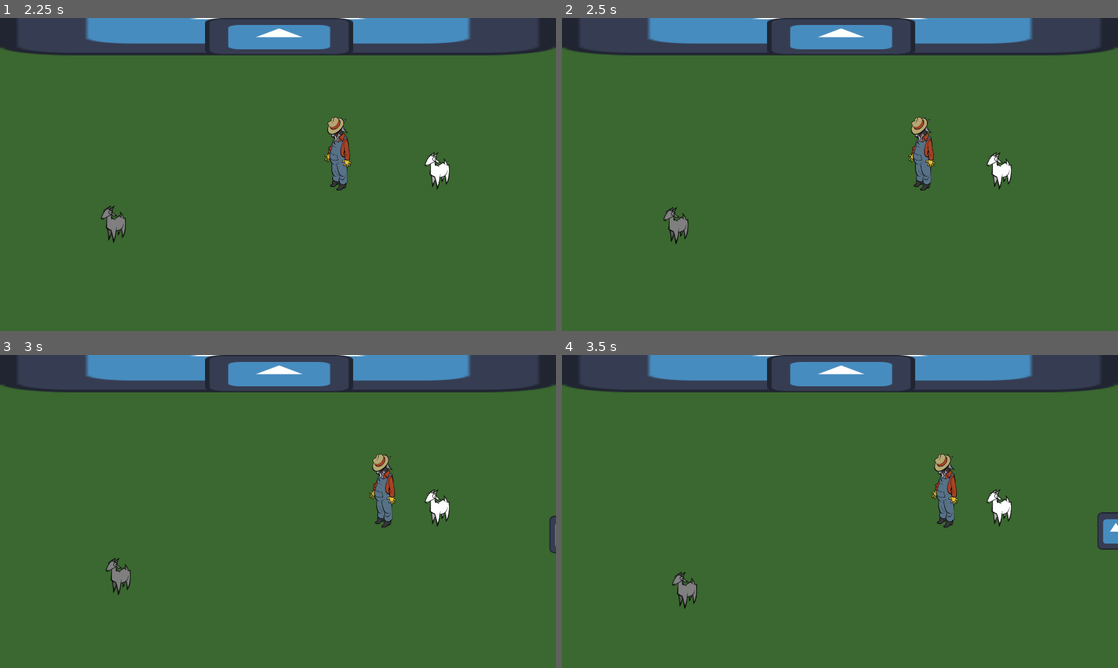
Above: before the commit, frames 1-4 (two rows, left to right).
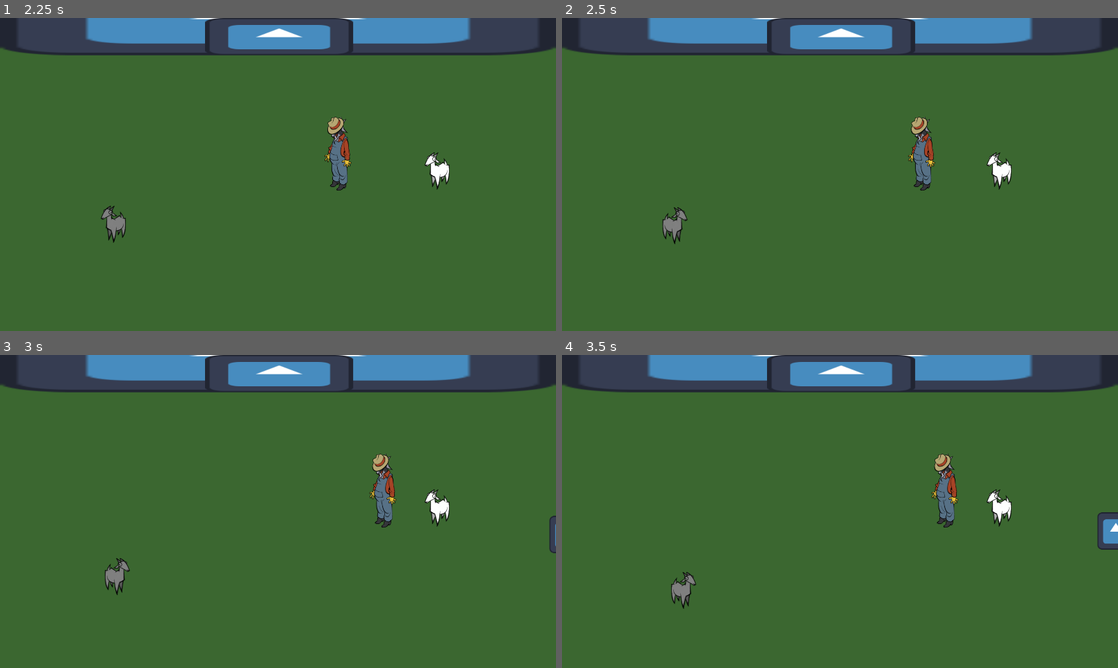
Above: after the commit, the same moments.

Repository: jadicodes/goat-game
Game: Godot game, scene res://farm/farm.tscn
The game is run twice, just before and just after one commit, with the same random seed, the same clock (stepped at 60 frames per second) and the same inputs. The engine's default icon, where the game draws it, is replaced by a stand-in: a white triangle on a blue panel in a dark square.
Inputs (mouse positions are in pixels of both pictures, inside the frame that each line leads up to):
- Up to frame 1 (2.25 s): tap Enter at 0.5 s; move the mouse to (400, 158) at 0.52 s; hold D (move_right) 0.53-1.25 s; hold E (interact) 0.53-1.25 s; click (400, 158) at 0.67 s; drag from (166, 190) to (355, 171) at 1.27 s; tap Space at 2 s; move the mouse to (333, 105) at 2.02 s; hold D (move_right) from 2.03 s (still down); tap Alt at 2.1 s
- Up to frame 2 (2.5 s): keep holding D (move_right)
- Up to frame 3 (3 s): release D (move_right) at 2.75 s; drag from (250, 574) to (111, 464) at 2.77 s
- Up to frame 4 (3.5 s): no input

Frame 1 is identical in both runs. In frame 2, 0.3% of the frame differs, in the area x 18-23%, y 60-73%; in frame 3, 0.3%; in frame 4, 0.3%.

Commit message:
Update goat sprite based on movement

Diff:
--- a/project/goat/goat.gd
+++ b/project/goat/goat.gd
@@ -2,6 +2,9 @@
 extends CharacterBody2D
 
 const GOAT_SCENE = preload("res://goat/goat.tscn")
+
+const GOAT_FRONT_SPRITE = preload("res://goat/goat_sprite.png")
+const GOAT_BACK_SPRITE = preload("res://goat/goat_sprite_back.png")
 
 @export var speed: float = 100.0
 
@@ -16,8 +19,25 @@
 	set_dna()
 
 
+func _process(_delta: float) -> void:
+	_set_sprite_direction()
+
+
 func _physics_process(_delta: float) -> void:
 	move_and_slide()
+
+
+func _set_sprite_direction() -> void:
+	if velocity == Vector2.ZERO:
+		return  # No movement, no need to change sprite direction
+
+	if velocity.y > 0:
+		sprite.texture = GOAT_FRONT_SPRITE
+		sprite.flip_h = (velocity.x > 0)  # Flip sprite horizontally if moving right
+	elif velocity.y < 0:
+		sprite.texture = GOAT_BACK_SPRITE
+		sprite.flip_h = (velocity.x < 0)  # Flip sprite horizontally if moving left
+
 
 
 func set_color(color: Color) -> void:
--- a/project/goat/state_machine/follow.gd
+++ b/project/goat/state_machine/follow.gd
@@ -19,3 +19,6 @@
 
 func update(_delta: float) -> void:
 	goat.velocity = (target.position - goat.position).normalized() * goat.speed
+
+	if goat.position.distance_to(target.position) < target_distance:
+		goat.velocity = Vector2.ZERO
